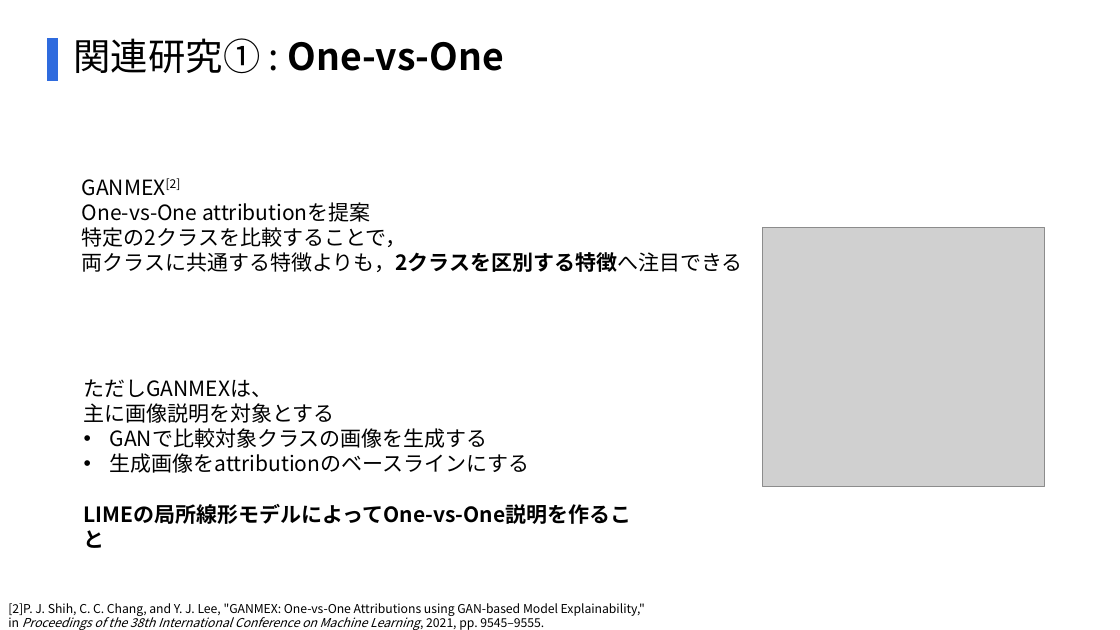
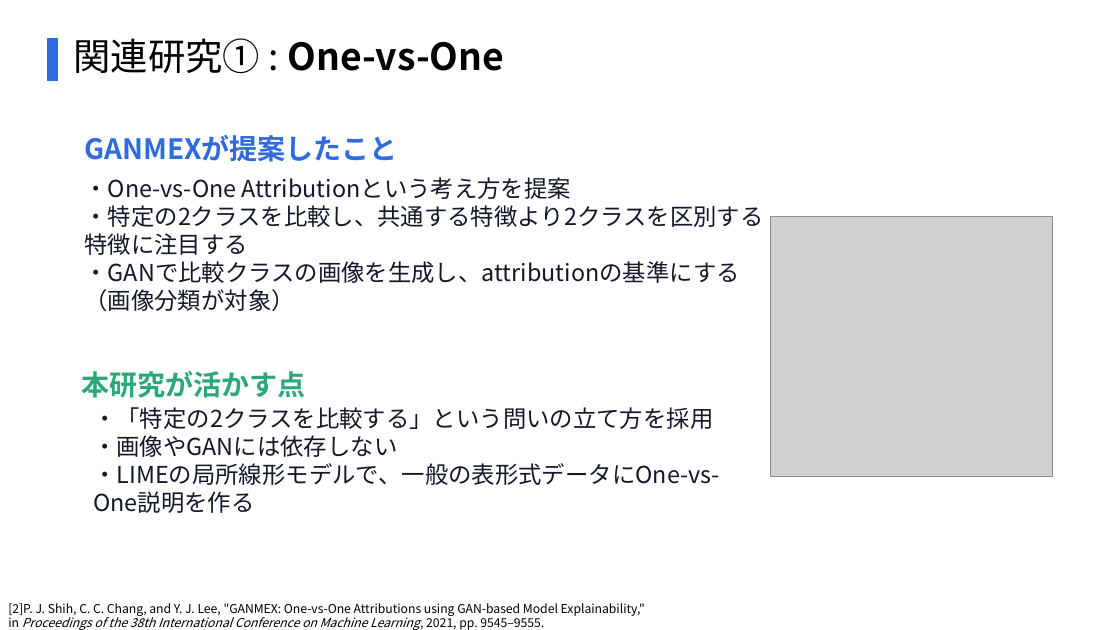
Before and after one commit to SoutaIkegame/Multi-Class-LIME-v2, a slide deck: slide 17 of pptx/MIDTERM_PRESENTATION_v3.pptx. Drawn at 1120x630 pixels with LibreOffice and Linux fonts; fonts in the diff are those of the drawing; grey boxes stand for pictures. Boxes give left, top, right and bottom in pixels: in the first picture for what was removed or moved away, otherwise in the second. Text is boxed around its words. In the diff, an @@ line names an element or a change of style, - is before the commit and + after.

```diff
--- a/pptx/MIDTERM_PRESENTATION_v3.pptx
+++ b/pptx/MIDTERM_PRESENTATION_v3.pptx
@@ text added at <box>84,135,397,162</box>, 24 pt, text #2F6BDE, bold @@
+GANMEXが提案したこと
@@ text at <box>84,177,763,311</box>: text changed; size 18 to 20 pt; text colour #000000 to #111827 @@
-GANMEX[2]
-One-vs-One attributionを提案
-特定の2クラスを比較することで，
-両クラスに共通する特徴よりも，2クラスを区別する特徴へ注目できる
+・One-vs-One Attributionという考え方を提案
+・特定の2クラスを比較し、共通する特徴より2クラスを区別する特徴に注目する
+・GANで比較クラスの画像を生成し、attributionの基準にする（画像分類が対象）
@@ picture: place and size @@
-picture at <box>763,227,1045,486</box>
+picture at <box>770,217,1053,476</box>
@@ text added at <box>81,371,305,398</box>, 24 pt, text #2AA876, bold @@
+本研究が活かす点
@@ text removed at <box>84,379,632,524</box> @@
-ただしGANMEXは、
-主に画像説明を対象とする
-• GANで比較対象クラスの画像を生成する
-• 生成画像をattributionのベースラインにする
-LIMEの局所線形モデルによってOne-vs-One説明を作ること
@@ text added at <box>93,407,719,513</box>, 20 pt, text #111827 @@
+・「特定の2クラスを比較する」という問いの立て方を採用
+・画像やGANには依存しない
+・LIMEの局所線形モデルで、一般の表形式データにOne-vs-One説明を作る
```
Also in this commit, not shown: 4 other slides changed, 2 other files.
